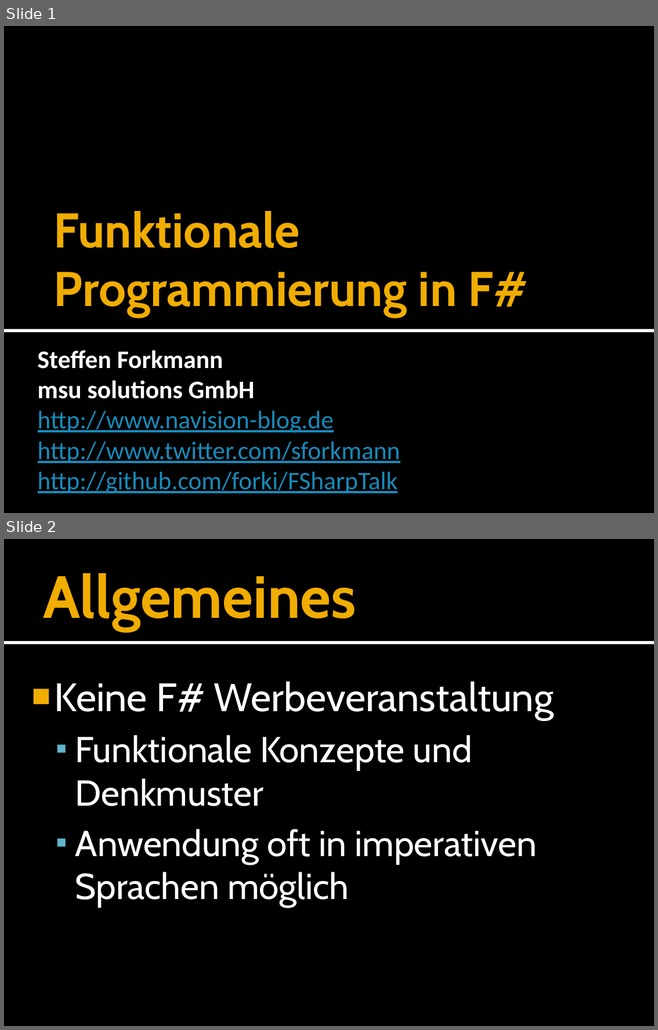
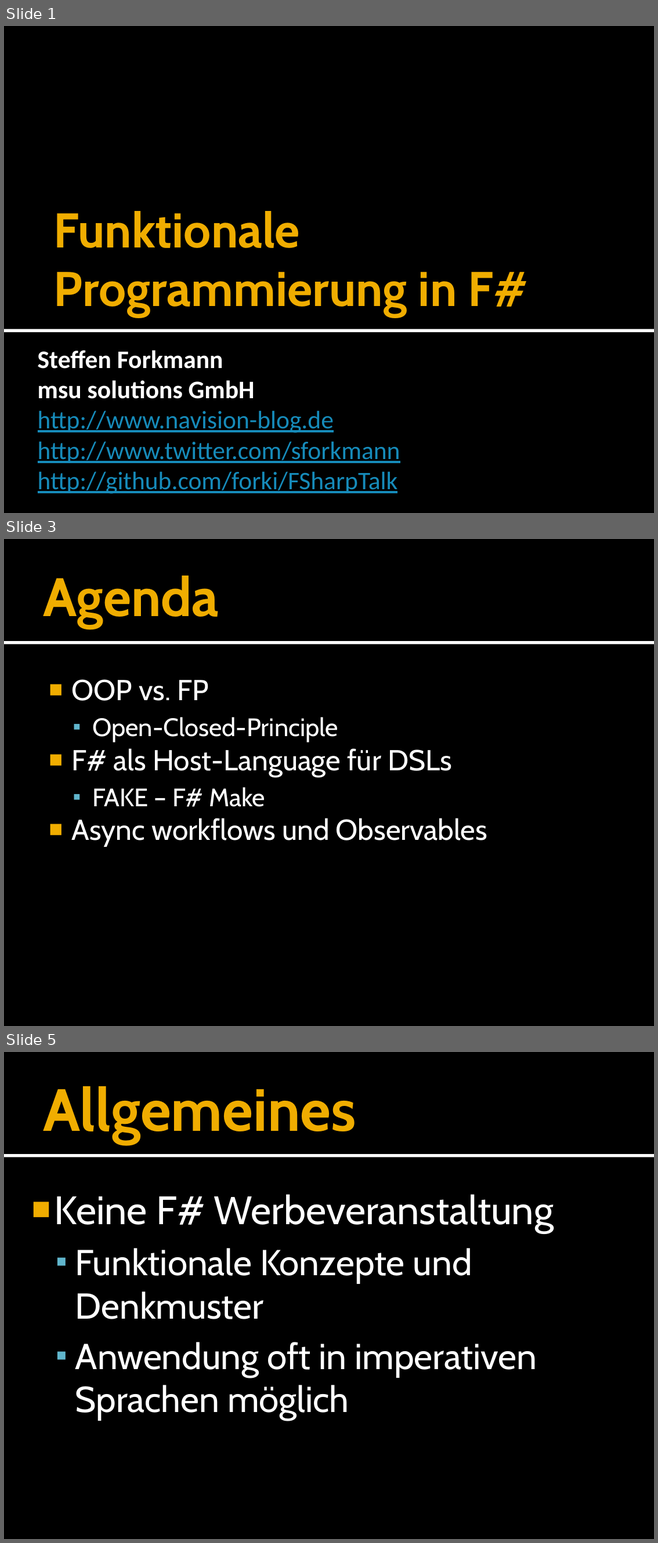
Before and after one commit to forki/FSharpTalk, a slide deck: IntroductionToFSharp.pptx. Shown one above the other, each under a label of ours: slides 1 and 2 before the commit, slides 1, 3 and 5 after it; the slides between them are not shown. The pictures are 658x1030 and 658x1543 pixels, drawn with LibreOffice and Linux fonts; fonts in the diff are those of the drawing. Boxes give left, top, right and bottom in pixels: in the first picture for what was removed or moved away, otherwise in the second. Text is boxed around its words. In the diff, an @@ line names an element or a change of style, - is before the commit and + after.

Commit message:
Added Agenda.

```diff
--- a/IntroductionToFSharp.pptx
+++ b/IntroductionToFSharp.pptx
@@ slide 3 added at (x1=4, y1=539, x2=654, y2=1026), background #000000; not listed: 2 template elements that a slide beside it also shows @@
@@ title added at (x1=43, y1=576, x2=219, y2=628), 60 pt, text #F0AD00, bold @@
+Agenda
@@ text added at (x1=71, y1=679, x2=487, y2=846), 32 pt, text #FFFFFF @@
+■ OOP vs. FP
+  ▪ Open-Closed-Principle
+■ F# als Host-Language für DSLs
+  ▪ FAKE – F# Make
+■ Async workflows und Observables
@@ what was slide 2 is now slide 5 @@
```
Also in this commit, not shown: 2 slides changed, 1 other slide added, 1 other file.
